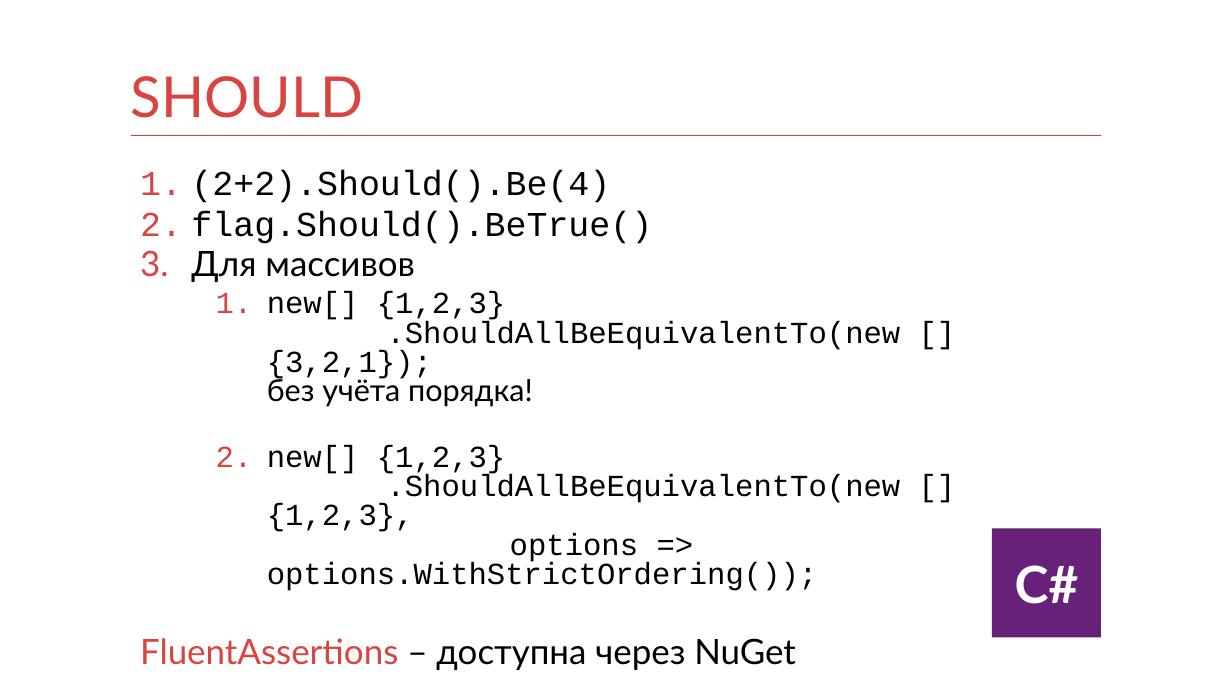
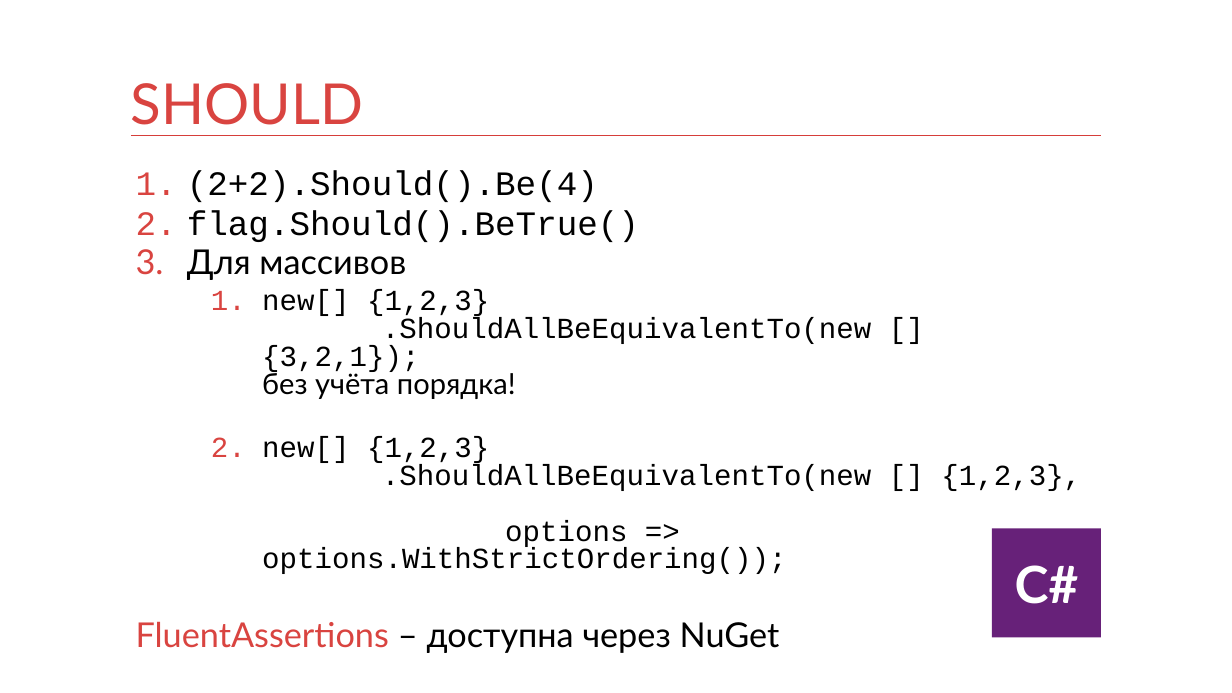
Before and after one commit to kontur-courses/testing, a slide deck: slide 28 of testing.pptx (slide 25 before the commit). Drawn at 1232x693 pixels with LibreOffice and Linux fonts; fonts in the diff are those of the drawing. Boxes give left, top, right and bottom in pixels: in the first picture for what was removed or moved away, otherwise in the second. Text is boxed around its words. In the diff, an @@ line names an element or a change of style, - is before the commit and + after.

```diff
--- a/testing.pptx
+++ b/testing.pptx
@@ title "SHOULD": place and size @@
-title "SHOULD" at [131, 76, 363, 118]
+title "SHOULD" at [131, 83, 363, 125]
@@ text "(2+2).Should().Be(4)" at [136, 170, 1081, 653]: size 20.4 to 20 pt in "(2+2).Should().Be(4)", "flag.Should().BeTrue()", "Для массивов", "FluentAssertions – доступна через NuGet"; size 17.9 to 17 pt in "new[] {1,2,3} .ShouldAllBeEquivalentTo(new [] {3,2,1}); без  ...", "new[] {1,2,3} .ShouldAllBeEquivalentTo(new [] {1,2,3}, optio ..." @@
```
Also in this commit, not shown: 27 other slides changed, 4 slides added, 2 other files.
